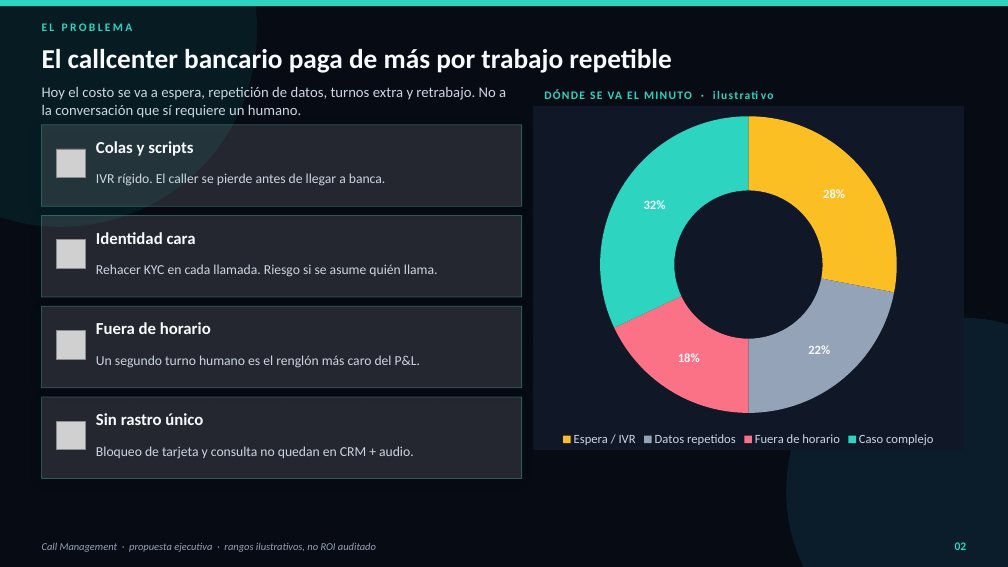
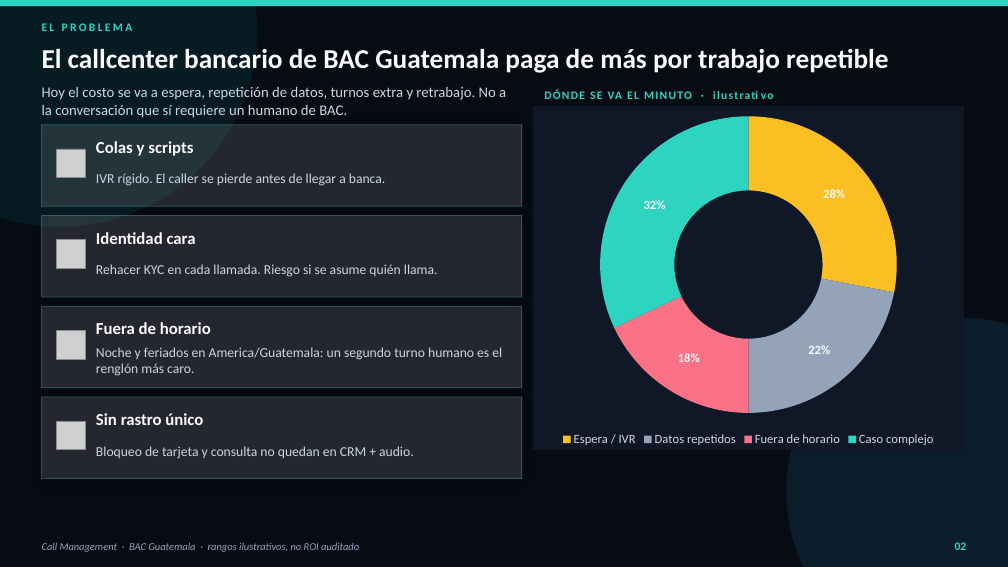
Before and after one commit to Zombie10/CallManagement, a slide deck: slide 2 of docs/Propuesta_Callcenter_Bancario.pptx. Drawn at 1008x567 pixels with LibreOffice and Linux fonts; fonts in the diff are those of the drawing; grey boxes stand for pictures. Boxes give left, top, right and bottom in pixels: in the first picture for what was removed or moved away, otherwise in the second. Text is boxed around its words. In the diff, an @@ line names an element or a change of style, - is before the commit and + after.

Commit message:
docs: retarget executive proposal to BAC Guatemala
HTML and PPTX now address BAC Credomatic Guatemala (Spanish first line,
America/Guatemala calendar, local DID piloto). Cost/benefit ranges stay
illustrative. Tests require BAC + Guatemala in both artifacts.

```diff
--- a/docs/Propuesta_Callcenter_Bancario.pptx
+++ b/docs/Propuesta_Callcenter_Bancario.pptx
@@ text at (x1=42, y1=49, x2=888, y2=73): text changed @@
-El callcenter bancario paga de más por trabajo repetible
+El callcenter bancario de BAC Guatemala paga de más por trabajo repetible
@@ text at (x1=42, y1=86, x2=506, y2=118): text changed @@
-Hoy el costo se va a espera, repetición de datos, turnos extra y retrabajo. No a la conversación que sí requiere un humano.
+Hoy el costo se va a espera, repetición de datos, turnos extra y retrabajo. No a la conversación que sí requiere un humano de BAC.
@@ text at (x1=96, y1=347, x2=489, y2=376): text changed @@
-Un segundo turno humano es el renglón más caro del P&L.
+Noche y feriados en America/Guatemala: un segundo turno humano es el renglón más caro.
@@ text at (x1=42, y1=542, x2=359, y2=552): text changed @@
-Call Management · propuesta ejecutiva · rangos ilustrativos, no ROI auditado
+Call Management · BAC Guatemala · rangos ilustrativos, no ROI auditado
```
Also in this commit, not shown: 11 other slides changed, 4 other files.
